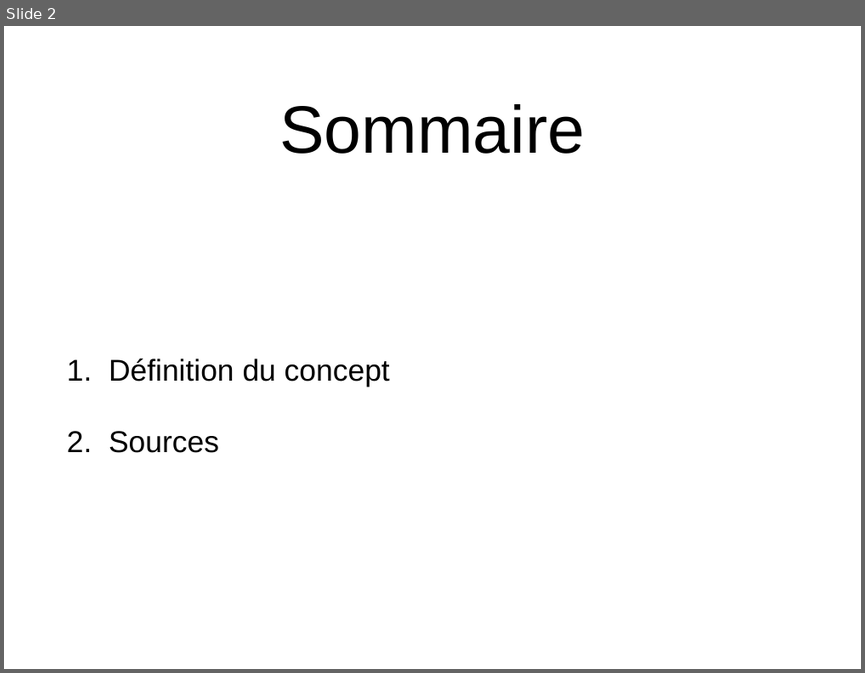
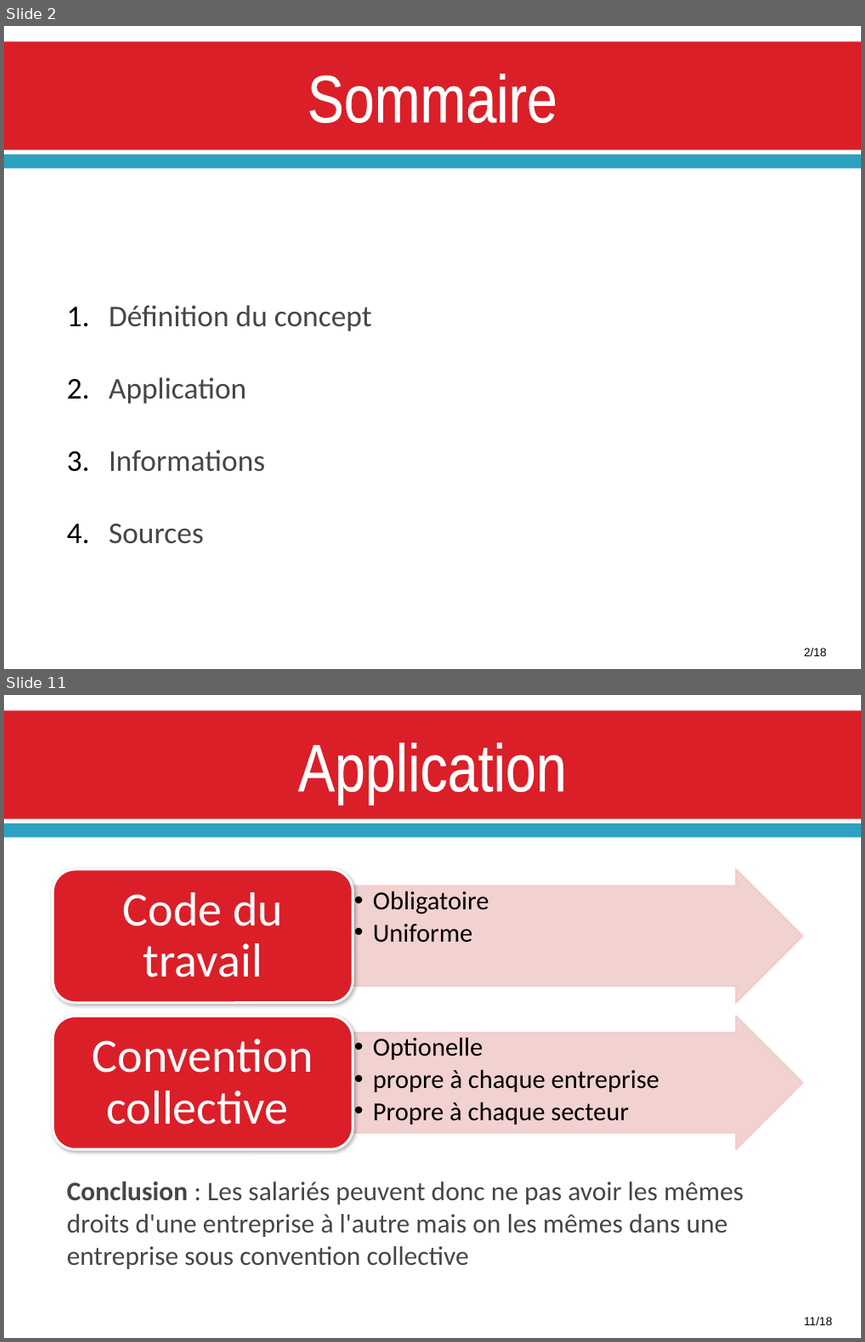
Before and after one commit to Mekiis/LP, a slide deck: COMMUNICATION/Convention_Collective.pptx. Shown one above the other, each under a label of ours: slide 2 before the commit, slides 2 and 11 after it; the slides between them are not shown. The pictures are 865x673 and 865x1342 pixels, drawn with LibreOffice and Linux fonts; fonts in the diff are those of the drawing. Boxes give left, top, right and bottom in pixels: in the first picture for what was removed or moved away, otherwise in the second. Text is boxed around its words. In the diff, an @@ line names an element or a change of style, - is before the commit and + after.

```diff
--- a/COMMUNICATION/Convention_Collective.pptx
+++ b/COMMUNICATION/Convention_Collective.pptx
@@ slide 11 added at (4,695,861,1338), background #FFFFFF; not listed: 2 template elements that a slide beside it also shows @@
@@ title added at (298,743,567,804), 80 pt, text #FFFFFF @@
+Application
@@ group added at (52,869,803,1149): 4 texts, 2 right arrows, 2 rounded rectangles @@
+  •• Obligatoire
+  •• Uniforme
+Code du travail
+  •• Optionelle
+  •• propre à chaque entreprise
+  •• Propre à chaque secteur
+Convention collective
@@ text added at (67,1181,744,1269), 32 pt, text #464646 @@
+Conclusion : Les salariés peuvent donc ne pas avoir les mêmes droits d'une entreprise à l'autre mais on les mêmes dans une entreprise sous convention collective
@@ text added at (804,1316,832,1325), 14 pt, text #000000 @@
+11/18
@@ slide 2 changed as well @@
@@ rectangle added at (4,41,861,150), fill #DA1F28 @@
@@ title "Sommaire" at (307,74,557,123): font Arial to Arial Narrow, text colour #000000 to #FFFFFF, letter outline none to #FFFFFF 1.1 pt; vertical alignment middle to top @@
@@ rectangle added at (4,154,861,168), fill #2DA2BF @@
@@ text at (109,305,372,544): font Arial to Calibri, text colour #000000 to #464646 in "Définition du concept", "Sources"; line spacing 1 to 2; less space between paragraphs @@
@@ text at (109,377,265,471): paragraphs added @@
+2. Application
+3. Informations
@@ text added at (804,647,827,656), 14 pt, text #000000 @@
+2/18
```
Also in this commit, not shown: 6 other slides changed, 10 other slides added, 3 slides removed.
